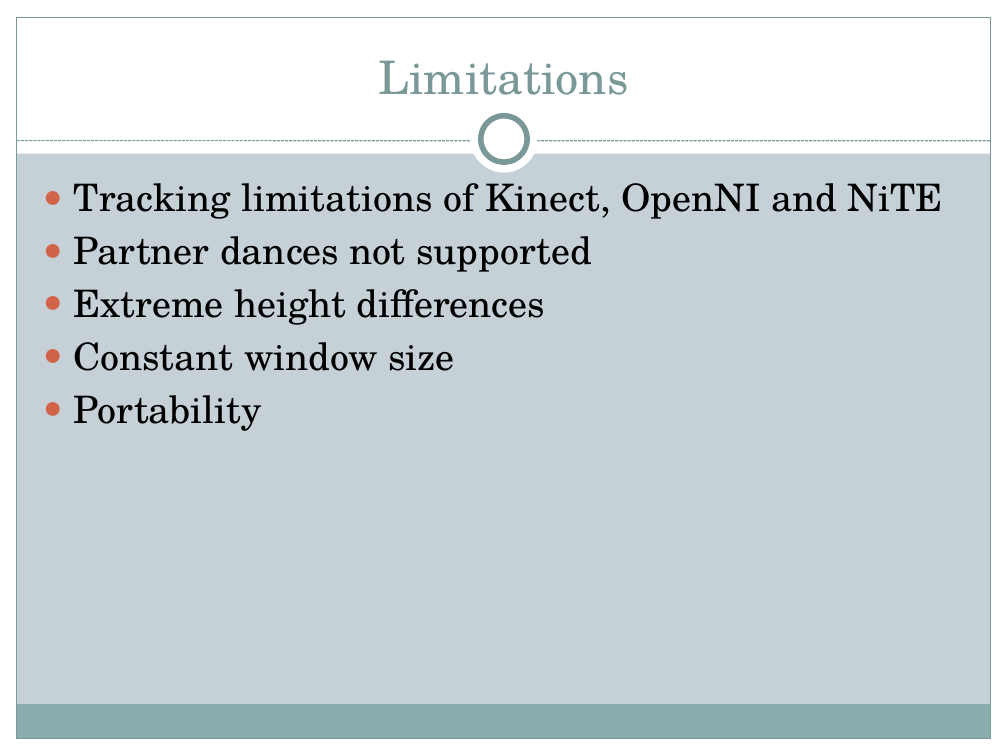
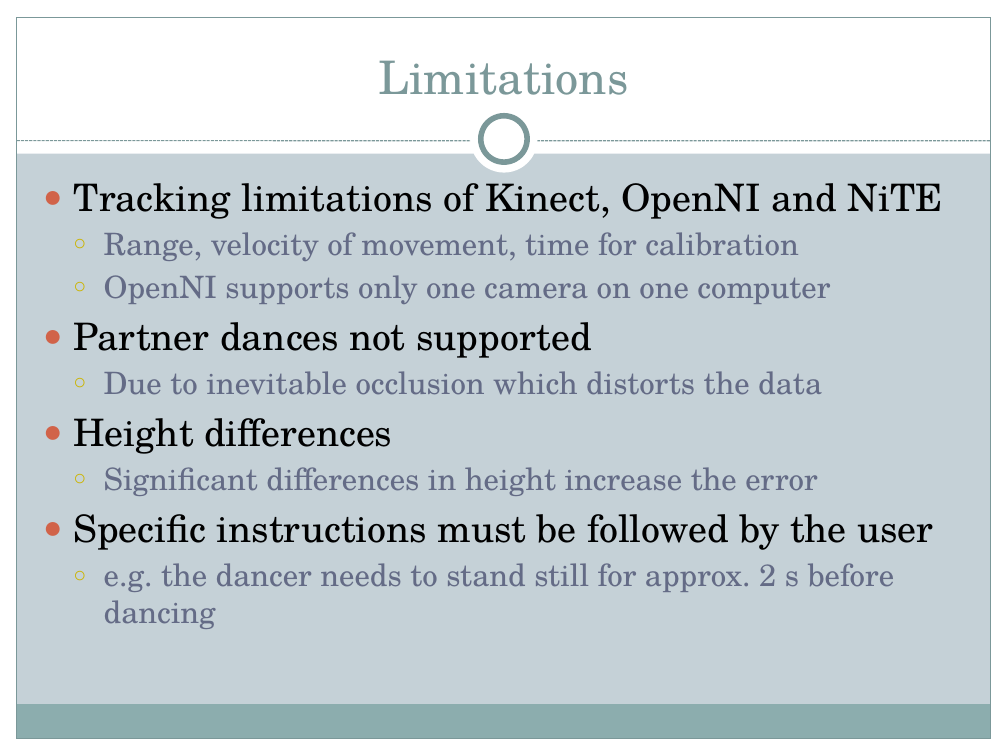
Before and after one commit to Marman1337/KinectProject, a slide deck: slide 14 of Presentation/Computerized Dance Classroom.pptx (slide 16 before the commit). Drawn at 1008x756 pixels with LibreOffice and Linux fonts; fonts in the diff are those of the drawing. Boxes give left, top, right and bottom in pixels: in the first picture for what was removed or moved away, otherwise in the second. Text is boxed around its words. In the diff, an @@ line names an element or a change of style, - is before the commit and + after.

```diff
--- a/Presentation/Computerized Dance Classroom.pptx
+++ b/Presentation/Computerized Dance Classroom.pptx
@@ text at [104,232,830,304]: paragraphs added @@
+  ○ Range, velocity of movement, time for calibration
+  ○ OpenNI supports only one camera on one computer
@@ text at [73,371,933,629]: text changed; size 27 to 22 pt; text colour #000000 to #646B86 @@
-● Extreme height differences
-● Constant window size
-● Portability
+  ○ Due to inevitable occlusion which distorts the data
+● Height differences
+  ○ Significant differences in height increase the error
+● Specific instructions must be followed by the user
+  ○ e.g. the dancer needs to stand still for approx. 2 s before dancing
```
Also in this commit, not shown: 3 other slides changed, 1 slide added, 3 slides removed.
